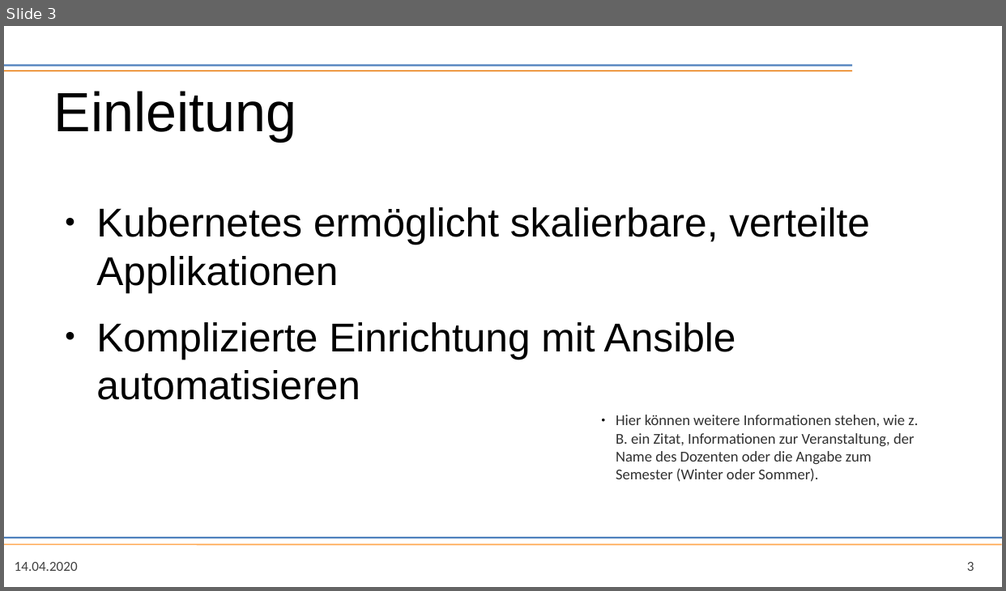
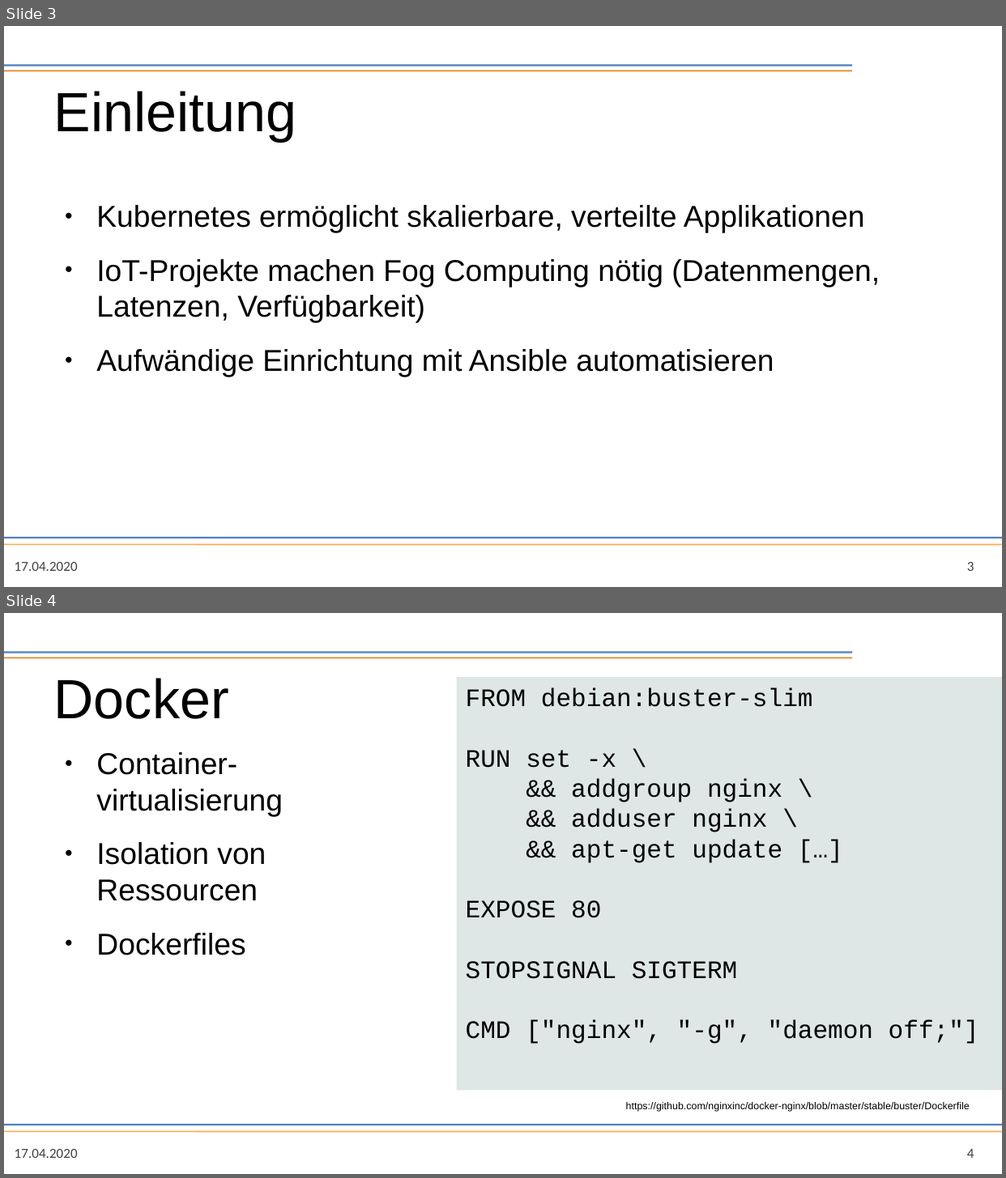
Before and after one commit to kiddikai/ansible-kubernetes, a slide deck: doc/presentation/presentation.odp. Shown one above the other, each under a label of ours: slide 3 before the commit, slides 3 and 4 after it. The pictures are 1006x591 and 1006x1178 pixels, drawn with LibreOffice and Linux fonts; fonts in the diff are those of the drawing; background and template pictures are left out. Boxes give left, top, right and bottom in pixels: in the first picture for what was removed or moved away, otherwise in the second. Text is boxed around its words. In the diff, an @@ line names an element or a change of style, - is before the commit and + after.

```diff
--- a/doc/presentation/presentation.odp
+++ b/doc/presentation/presentation.odp
@@ slide 4 added at bbox=[4, 613, 1002, 1174], background #FFFFFF; not listed: 6 template elements that a slide beside it also shows @@
@@ title added at bbox=[54, 678, 229, 719], 44 pt, text #000000 @@
+Docker
@@ rectangle added at bbox=[457, 677, 1002, 1091], fill #DEE7E5, 20 pt, text #000000 @@
+FROM debian:buster-slim
+RUN set -x \
+&& addgroup nginx \
+&& adduser nginx \
+&& apt-get update […]
+EXPOSE 80
+STOPSIGNAL SIGTERM
+CMD ["nginx", "-g", "daemon off;"]
@@ text added at bbox=[96, 752, 283, 956], 24 pt, text #000000 @@
+● Container-virtualisierung
+● Isolation von Ressourcen
+● Dockerfiles
@@ text added at bbox=[626, 1102, 970, 1112], 8 pt, text #000000 @@
+https://github.com/nginxinc/docker-nginx/blob/master/stable/buster/Dockerfile
@@ slide 3 changed as well @@
@@ text at bbox=[96, 205, 865, 233]: size 32 to 24 pt in "Kubernetes ermöglicht skalierbare, verteilte Applikationen" @@
@@ text at bbox=[96, 259, 880, 378]: text changed; size 32 to 24 pt @@
-● Komplizierte Einrichtung mit Ansible automatisieren
+● IoT-Projekte machen Fog Computing nötig (Datenmengen, Latenzen, Verfügbarkeit)
+● Aufwändige Einrichtung mit Ansible automatisieren
@@ text removed at bbox=[616, 415, 918, 482] @@
-● Hier können weitere Informationen stehen, wie z. B. ein Zitat, Informationen zur Veranstaltung, der Name des Dozenten oder die Angabe zum Semester (Winter oder Sommer).
@@ text at bbox=[15, 562, 78, 571]: text changed @@
-14.04.2020
+17.04.2020
```
Also in this commit, not shown: 10 other slides changed, 1 other slide added, 1 slide removed, 23 other files.
